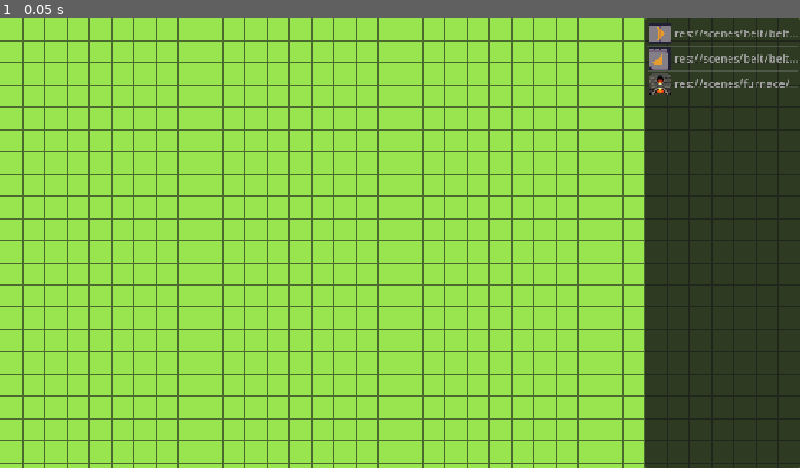
Above: before the commit, frame 1.
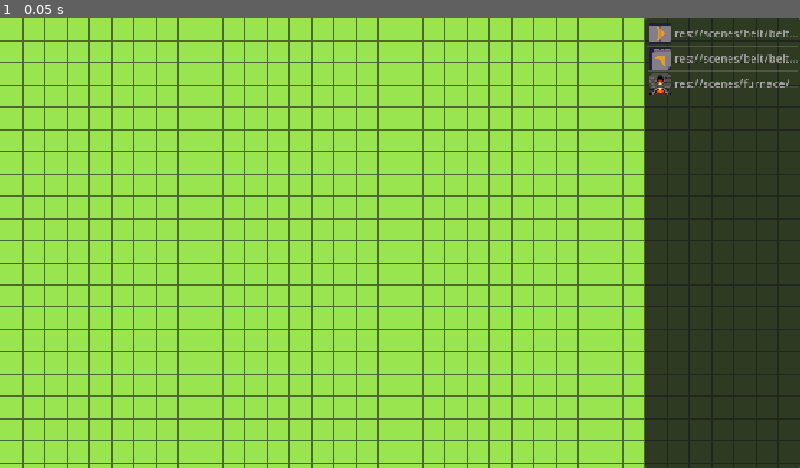
Above: after the commit, the same moment.

Repository: greenpixels/automation
Game: Godot game, scene res://scenes/world/world.tscn
Two runs of this game, one before a commit and one after it. Both use one fixed random seed, a clock stepped at 60 frames per second and the inputs below.
Inputs:
- Up to frame 1 (0.05 s): no input

The runs differ from the first frame. In frame 1, less than 0.1% of the frame differs, in the area x 81-84%, y 6-12%.

Commit message:
feat: auto-tiling for belts

Diff:
--- a/globals/world_grid/world_grid.gd
+++ b/globals/world_grid/world_grid.gd
@@ -4,6 +4,8 @@
 const MAX_CELLS_HEIGHT: int = 1000
 
 @export var cell_size: Vector2 = Vector2(32, 32)
+
+var cell_distance_max = sqrt((cell_size.x*cell_size.x) + (cell_size.y*cell_size.y))
 
 var placed_objects: Dictionary[int, Node2D] = {}
 
@@ -32,9 +34,10 @@
 	var object: Node2D = placed_objects[world_cell_id]
 	if not object:
 		return
-	object.queue_free()
 	@warning_ignore("RETURN_VALUE_DISCARDED")
 	placed_objects.erase(world_cell_id)
+	object.queue_free()
+
 
 
 func _coord_to_unique_number(coordinate: Vector2i) -> int:
@@ -57,4 +60,5 @@
 
 
 func get_cell_at_coordinate(coordinate: Vector2i) -> Node2D:
+	if not is_instance_valid(placed_objects.get(_coord_to_unique_number(coordinate))): return null
 	return placed_objects.get(_coord_to_unique_number(coordinate))
--- a/scenes/belt/belt.gd
+++ b/scenes/belt/belt.gd
@@ -10,11 +10,14 @@
 
 
 func _ready() -> void:
+	orientate_item_directions()
+
+func orientate_item_directions():
 	current_item_end_direction = original_item_end_direction
 	current_item_end_direction *= Vector2i(scale)
 	current_item_end_direction = Vector2(current_item_end_direction).rotated(rotation)
 	current_item_end_direction = current_item_end_direction.clamp(Vector2i(-1, -1), Vector2(1, 1))
-
+	reset_physics_interpolation()
 
 func add_item(item: Item) -> void:
 	item.belt = self
--- a/scenes/belt/belt_corner/belt_corner.tscn
+++ b/scenes/belt/belt_corner/belt_corner.tscn
@@ -20,12 +20,12 @@
 
 [sub_resource type="Curve2D" id="Curve2D_yex7t"]
 _data = {
-"points": PackedVector2Array(0, 0, 0, 0, -16, 0, 0, 0, 0, 0, 0, 0, 0, 0, 0, 0, 0, 16)
+"points": PackedVector2Array(0, 0, 0, 0, 0, 15, 0, 0, 0, 0, 0, 0, 0, 0, 0, 0, 15, 0)
 }
 point_count = 3
 
 [node name="BeltCorner" instance=ExtResource("1_sm1p4")]
-original_item_end_direction = Vector2i(0, 1)
+original_item_end_direction = Vector2i(1, 0)
 
 [node name="AnimatedSprite2D" parent="." index="0"]
 sprite_frames = SubResource("SpriteFrames_hvt58")
@@ -34,5 +34,5 @@
 curve = SubResource("Curve2D_yex7t")
 
 [node name="PathFollow2D" parent="Path2D" index="0"]
-position = Vector2(-16, 0)
-rotation = 0.0
+position = Vector2(0, 15)
+rotation = -1.5708
--- a/scenes/tile_placer/tile_placer.gd
+++ b/scenes/tile_placer/tile_placer.gd
@@ -1,4 +1,10 @@
 extends Node2D
+
+enum MouseMode {
+	PLACING,
+	DELETING,
+	IDLE
+}
 
 @export var tile_map_layer: TileMapLayer
 @export var placeable: Placeable:
@@ -23,40 +29,110 @@
 		placeable_preview.scale.y = -1 if is_placeable_vertically_flipped else 1
 
 @onready var placeable_preview: Sprite2D = $PlaceablePreview
+@export var recent_placements : Array[Node2D] = []
 
+@export var previous_cell_coord : Vector2
+@export var current_cell_coord : Vector2
+
+@export var current_mouse_mode : MouseMode = MouseMode.IDLE
 
 func _unhandled_input(event: InputEvent) -> void:
 	if event is InputEventMouseMotion:
 		var global_mouse_position: Vector2 = event.global_position
-		placeable_preview.global_position = WorldGrid.get_world_grid_coordinate_to_global(
-			WorldGrid.get_global_to_world_grid_coordinate(global_mouse_position)
-		)
-	elif event is InputEventKey and event.is_released() and placeable:
+		current_cell_coord = WorldGrid.get_global_to_world_grid_coordinate(global_mouse_position)
+		placeable_preview.global_position = WorldGrid.get_world_grid_coordinate_to_global(current_cell_coord)
+		if current_cell_coord != previous_cell_coord:
+			_on_hovered_tile_changed()
+			previous_cell_coord = current_cell_coord
+
+	if event is InputEventKey and event.is_released() and placeable:
 		if event.is_action("rotate_placeable") and placeable.can_be_rotated:
 			placeable_rotation += 90
 		elif event.is_action("flip_placeable") and placeable.can_be_flipped:
 			is_placeable_vertically_flipped = !is_placeable_vertically_flipped
 	elif event is InputEventMouseButton:
+		if event.is_pressed():
+			if event.button_mask == MOUSE_BUTTON_MASK_LEFT:
+				current_mouse_mode = MouseMode.PLACING
+				if previous_cell_coord == current_cell_coord:
+					_place_object_at(current_cell_coord)
+			elif event.button_mask == MOUSE_BUTTON_MASK_RIGHT:
+				current_mouse_mode = MouseMode.DELETING
+				recent_placements.clear()
+				if previous_cell_coord == current_cell_coord:
+					WorldGrid.remove_object_at(current_cell_coord)
+		elif event.is_released():
+			if event.button_index == MOUSE_BUTTON_LEFT or event.button_index == MOUSE_BUTTON_RIGHT:
+				current_mouse_mode = MouseMode.IDLE
+				recent_placements.clear()
 		var global_mouse_position: Vector2 = event.global_position
-		if event.button_mask == MOUSE_BUTTON_MASK_LEFT:
-			_place_object_at(WorldGrid.get_global_to_world_grid_coordinate(global_mouse_position))
-		elif event.button_mask == MOUSE_BUTTON_MASK_RIGHT:
-			WorldGrid.remove_object_at(
-				WorldGrid.get_global_to_world_grid_coordinate(global_mouse_position)
-			)
 
+func _on_hovered_tile_changed():
+	match current_mouse_mode:
+		MouseMode.PLACING:
+			_place_object_at(current_cell_coord)
+			return
+		MouseMode.DELETING:
+			WorldGrid.remove_object_at(current_cell_coord)
+			return
+		_: return
+	var object : Node2D = WorldGrid.get_cell_at_coordinate(current_cell_coord)
+	if not object: return
+	recent_placements.push_back(object)
+	if recent_placements.size() > 3:
+		var _unused : Node2D = recent_placements.pop_front()
 
 func _place_object_at(coords: Vector2) -> void:
 	if not placeable or not placeable.scene:
 		return
+
 	var object: Node2D = placeable.scene.instantiate()
 	object.global_position = WorldGrid.get_world_grid_coordinate_to_global(coords)
 	object.scale.y = -1 if is_placeable_vertically_flipped else 1
 	object.rotation = placeable_preview.rotation
 	WorldGrid.add_child(object)
-
+	if not object.is_node_ready():
+		await object.ready
+	var cell_object : Node2D = WorldGrid.get_cell_at_coordinate(current_cell_coord)
+	if not cell_object: return
+	recent_placements.push_back(cell_object)
+	if recent_placements.size() > 3:
+		var _unused : Node2D = recent_placements.pop_front()
+	_align_recent_belts()
 
 func set_placeable(new_placeable: Placeable) -> void:
 	if placeable == new_placeable:
 		return
 	placeable = new_placeable
+
+func _align_recent_belts():
+	if not recent_placements.all(func(node): return is_instance_valid(node) and node is Belt):
+		recent_placements.clear()
+		return
+	if recent_placements.size() <= 1: return
+	var belt_one_to_belt_two : Vector2 = recent_placements[1].global_position - recent_placements[0].global_position
+	if belt_one_to_belt_two.length() > WorldGrid.cell_size.x:
+		recent_placements.clear()
+		return
+	recent_placements[0].rotation = belt_one_to_belt_two.angle()
+	recent_placements[1].rotation = belt_one_to_belt_two.angle()
+	for belt in recent_placements:
+		belt.orientate_item_directions()
+	if recent_placements.size() <= 2: return
+	var belt_two_to_belt_three : Vector2 = recent_placements[2].global_position - recent_placements[1].global_position
+	if belt_two_to_belt_three.length() > WorldGrid.cell_size.x:
+		recent_placements.clear()
+		return
+	var belt_one_to_belt_three  : Vector2 = recent_placements[2].global_position - recent_placements[0].global_position
+	if not int(abs(rad_to_deg(belt_one_to_belt_three.angle()))) % 90 == 0:
+		var cross = belt_one_to_belt_two.x * belt_two_to_belt_three.y - belt_one_to_belt_two.y * belt_two_to_belt_three.x
+		var belt_corner : Node2D = load("res://scenes/belt/belt_corner/belt_corner.tscn").instantiate()
+		belt_corner.rotation = belt_two_to_belt_three.angle()
+		belt_corner.global_position = recent_placements[1].global_position
+		belt_corner.scale.y = sign(cross)
+		WorldGrid.remove_object_at(WorldGrid.get_global_to_world_grid_coordinate(belt_corner.global_position))
+		WorldGrid.add_child(belt_corner)
+		recent_placements[1] = belt_corner
+	recent_placements[2].rotation = belt_two_to_belt_three.angle()
+	for belt in recent_placements:
+		belt.orientate_item_directions()
--- a/scenes/tile_placer/tile_placer.tscn
+++ b/scenes/tile_placer/tile_placer.tscn
@@ -7,3 +7,4 @@
 
 [node name="PlaceablePreview" type="Sprite2D" parent="."]
 physics_interpolation_mode = 2
+modulate = Color(1, 1, 1, 0.333333)
Binary file changed: assets/images/spritesheet_belt.png
